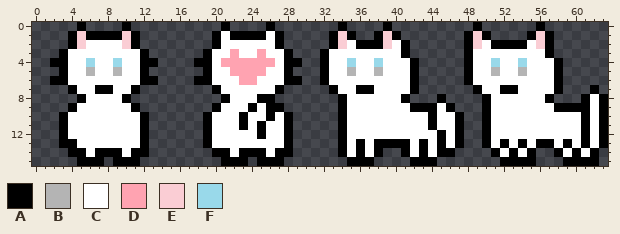
Edited in one commit: pixel-art sprite (public/tilesets/lonk2.png). The first picture shows the starting point.
The file is 64x16 pixels.
Palette (. is transparent): A #000000  B #b4b4b4  C #ffffff  D #ffa3b1  E #facdd4  F #99d9ea
Pixels before, first column x 2:
 0 ...A....A..........A....A.......A....A.........A......A.......
 1 ..AEAAAAEA........ACAAAACA.....AEA..AEA.......AEA....AEA......
 2 ..AECCCCEA........ACCCCCCA.....AECAAAECA......AECAAAACEA......
 3 .ACCCCCCCCA......ACCDCCDCCA...ACCCCCCCCA......ACCCCCCCCA......
 4 AACCFCCFCCAA....AACDDDDDDCAA..ACCFCCFCCCA.....ACCFCCFCCCA.....
 5 .ACCBCCBCCA......ACCDDDDCCA...ACCBCCBCCCA.....ACCBCCBCCCA.....
 6 AACCCCCCCCAA....AACCCDDCCCAA..ACCCCCCCCCA.....ACCCCCCCCCA.....
 7 ..ACCAACCA........ACCCCCCA.....ACCAACCCCA......ACCAACCCCA...A.
 8 ...ACCCCA..........ACCCAA.......ACCCCCCA...A....ACCCCCCA...ACA
 9 ..ACCCCCCA........ACCCACAA......ACCCCCCCAAACA...ACCCCCCCAAAACA
10 .ACCCCCCCCA......ACCCACCACA.....ACCCCCCCCCACCA..ACCCCCCCCCCACA
11 .ACCCCCCCCA......ACCCACACCA.....ACCCCCCCCCACCA..ACCCCCCCCCCACA
12 .ACCCCCCCCA......ACCCCCACCA.....ACCCCCCCCCCACA..ACCCCCCCCCCACA
13 .AACCCCCCCA......ACCCCCCCCA.....ACACAAAACACACA..ACACACAACACACA
14 ..AACAAACAA.......AACAAACAA.....ACACA..ACACAA....ACACA..ACACA.
15 ...AAA.AAA.........AAA.AAA.......AAA....AAA.......AAAA...AAAA.
After:
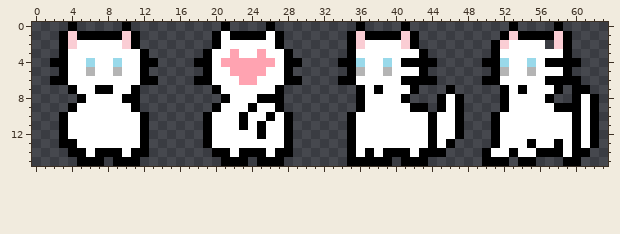
From old to new:
Changed rows in their new state; - is an unchanged pixel.
first column x 3:
 0 -A.----------------------------.-A--.-A-------.---A--.-A-----
 1 AEA---------------------------..-EA-A-EA-----...-AEA-A-EA----
 2 AEC---------------------------..AECCC-EA-----...-ECC-C.EA----
 3 -----------------------------...A-----CCA----...A-----CCA----
 4 -----------------------------..AAF-CF-A-AA---..AAF-CF-A-AA---
 5 -----------------------------...AB-CB--CA----...AB-CB--CA----
 6 -----------------------------..AA-----A-AA---..AA-----A-AA---
 7 ------------------------------...-CA-------A--...-CA-----AA.-
 8 --------A---------------A------..A---------CA--..A-------ACA.
 9 -----------------------C-------..A-------.ACA--..A--------CA.
10 -------------------------------.A--------------.A--------ACA.
11 -------------------------------.A--------------.A--------ACA.
12 -------------------------------.A--------AC----.A--------ACA.
13 -------------------------------.AC-CCCC-CACA.--.AC-CACCACACA.
14 -------------------------------.ACACAA---A-.---AC---CAA---A.-
15 -----------------------------------AA-A--.-----AA-.-------..-
